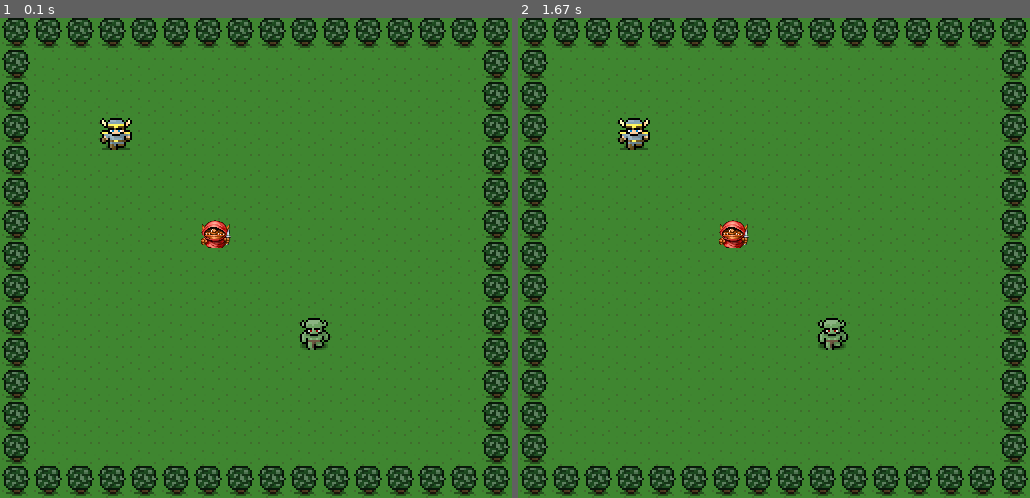
Above: before the commit, frames 1-2 (left to right).
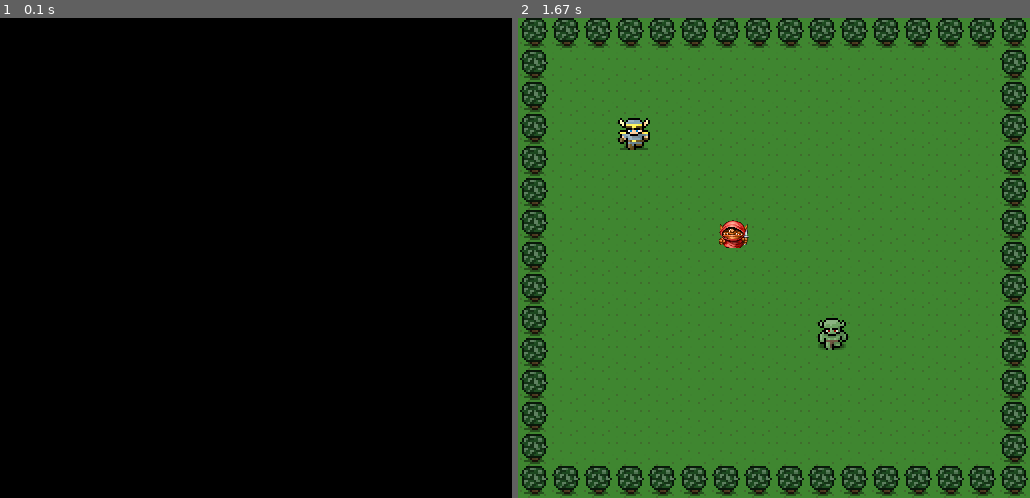
Above: after the commit, the same moments.

Repository: allysonc1/pygame1
Game: pygame game, started from game.py
Two runs of this game, one before a commit and one after it. Both use one fixed random seed, a clock stepped at 60 frames per second and the inputs below. The source is Python 2; it was converted automatically to run under Python 3.
Inputs (mouse positions are in pixels of both pictures, inside the frame that each line leads up to):
- Up to frame 1 (0.1 s): no input
- Up to frame 2 (1.67 s): click (825, 363) at 0.88 s

The runs differ from the first frame. In frame 1, 96% of the frame differs, in the area x 0-100%, y 0-100%; in frame 2, nothing differs.

Commit message:
current updates

Diff:
--- /dev/null
+++ b/current_game.py
@@ -0,0 +1,266 @@
+# 1. import pygame
+import pygame
+import random
+# from the math module built into python, get the fabs object
+from math import fabs
+global FPSCLOCK
+# 2. Init pygame
+pygame.init()
+FPSCLOCK = pygame.time.Clock()
+
+#3. create a screen with a particular size
+#the screen size must be a tuple
+screen_size = (512,480)
+# actually tell pygame to set the screen up and store it
+pygame_screen = pygame.display.set_mode(screen_size)
+## set a pointless caption
+pygame.display.set_caption("Goblin_Chase")
+# set up a wvar with our image
+background_image = pygame.image.load('./images/background.png')
+
+hero_image = pygame.image.load('./images/hero.png')
+
+goblin_image = pygame.image.load('./images/goblin.png')
+
+monster_image = pygame.image.load('./images/monster.png')
+
+mouseClicked = False
+
+
+
+
+# 8.. Set up the hero location
+hero = {
+	"x": 100,
+	"y": 100,
+	"speed": 20,
+	"wins": 0
+}
+
+#make a font so we can write on the screen
+font = pygame.font.Font(None, 25)
+wins_text = font.render("Wins: %d" % (hero['wins']), True, (0,0,0))
+
+#set up the goblin location
+goblin = {
+	"x": 200,
+	"y": 200,
+	"speed": 2,
+	"wins": 0
+}
+
+#set up the monster location
+monster = {
+	"x": 300,
+	"y": 300,
+	"speed": 15,
+	"wins": 0
+}
+
+moveCharacter = "none"
+
+keys = {
+	"up": 273,
+	"down": 274,
+	"right": 275,
+	"left": 276
+}
+
+keys_down = {
+	"up": False,
+	"down": False,
+	"left": False,
+	"right": False
+}
+
+
+
+# 4.create a game loop (While)
+# create a boolean for whether the game should be going or not
+game_on = True
+while game_on:
+	# we are inside the main game loop
+	# it will keep running as long as our bool is true
+
+	# 5. add a quit event (python needs an escape)
+	# pygame comes with an event loop (sort of like JS)
+	for event in pygame.event.get():
+		# we're after the quit event
+		if (event.type == pygame.QUIT):
+			# The user clicked the red x in the top left
+			game_on = False
+		elif event.type == pygame.KEYDOWN:
+			# print "User pressed a key!"
+			if event.key == keys['up']:
+				keys_down['up']= True
+				# user pressed up!!
+				# hero['y'] -= hero['speed']
+			elif event.key == keys['down']:
+				keys_down['down'] = True
+				# hero['y'] += hero['speed']
+			elif event.key == keys['left']:
+				keys_down['left'] = True
+				# hero['y'] += hero['speed']
+			elif event.key == keys['right']:
+				keys_down['right'] = True
+				# hero['x'] += hero['speed']
+				#
+		elif event.type == pygame.KEYUP:
+			# the user let go of a key. see if it's one that matters.
+			# if user let go of the up key, Flip the boolean.
+			if event.key == keys['up']:
+				keys_down['up'] = False
+			if event.key == keys['down']:
+				keys_down['down'] = False
+			if event.key == keys['left']:
+				keys_down['left'] = False
+			if event.key == keys['right']:
+				keys_down['right'] = False
+		# if the user has clicked the mouse button, check to see
+		# if it was on the hero or a monster
+		elif event.type == pygame.MOUSEBUTTONUP:
+			mousex, mousey = event.pos
+			mouseClicked = True
+			moveCharacter = 'none'
+
+
+	if mouseClicked == True:
+		# heroPlusX = hero[]
+		if mousex >= hero['x'] and mousex <= (hero['x'] + 32):
+			if mousey >= hero['y'] and mousey <= (hero['y'] + 32):
+				print "mouse clicked the hero"
+				moveCharacter = 'hero'
+				mouseClicked = False
+		# elif mousex >= goblin['x'] and mousex <= (goblin['x'] + 32):
+		# 	if mousey >= goblin['y'] and mousey <= (goblin['y'] + 32):
+		# 		print "mouse clicked the goblin"
+		# 		moveCharacter = 'goblin'
+		# 		mouseClicked = False
+		elif mousex >= monster['x'] and mousex <= (monster['x'] + 32):
+			if mousey >= monster['y'] and mousey <= (monster['y'] + 32):
+				print "mouse clicked the monster"
+				moveCharacter = 'monster'
+				mouseClicked = False
+
+
+	if moveCharacter == 'hero':
+	# the key may be up or down to move the hero
+	# the images are 32 x 32
+		if keys_down['up']:
+			hero['y'] -= hero['speed']
+		elif keys_down['down']:
+			hero['y'] += hero['speed']
+		# the key may be right or left
+		if keys_down['left']:
+			hero['x'] -= hero['speed']
+		elif keys_down['right']:
+			hero['x'] += hero['speed']
+
+	# COLLISION DETECTION!!   (absolute value - don't care which axis- just find distances < 32, they're
+	#. touching). fabs = floating pt absolute
+	distance_between = fabs(hero['x'] - goblin['x']) + fabs(hero['y'] - goblin['y'])
+	if distance_between < 32:
+		print 'collision between hero and goblin!'
+
+	distance_between = fabs(hero['x'] - monster['x']) + fabs(hero['y'] - monster['y'])
+	if distance_between < 32:
+		print 'collision between hero and monster!'
+		# ...some more of your code goes here...
+		# pygame.mixer.music.stop()
+		# # Loading and playing a sound effect:
+		# dyingObj = pygame.mixer.Sound('./sounds/music.wav')
+		# dyingObj.play()
+
+		distance_between = fabs(monster['x'] - goblin['x']) + fabs(monster['y'] - goblin['y'])
+	if distance_between < 32:
+		print 'collision between monster and goblin!'
+
+
+
+	#make a font so we can write on the screen
+	font = pygame.font.Font(None, 25)
+	wins_text = font.render("Wins: %d" % (hero['wins']), True, (0,0,0))
+
+
+	# Goblin always moves randomly
+
+	goblinRandomMove = random.randint(1,4)
+
+
+	if (goblinRandomMove == 1):
+		goblin['y'] -= goblin['speed']
+		if (int(goblin['y']) > 480):
+			goblin['y'] = 480
+		elif (int(goblin['y'])) < 0:
+			goblin['y'] = 0
+
+
+	elif (goblinRandomMove == 2):
+		goblin['y'] += goblin['speed']
+		if (int(goblin['y']) > 480):
+			goblin['y'] = 480
+		elif (int(goblin['y']) < 0):
+			goblin['y'] = 0
+
+	elif (goblinRandomMove == 3):
+		goblin['x'] -= goblin['speed']
+		if (int(goblin['x']) > 512):
+			goblin['x'] = 512
+		elif (int(goblin['y']) < 0):
+			goblin['x'] = 0
+
+	elif (goblinRandomMove == 4):
+		goblin['x'] += goblin['speed']
+		if (int(goblin['x']) > 512):
+			goblin['x'] = 512
+		elif (int(goblin['y']) < 0):
+			goblin['x'] = 0
+
+
+
+
+		# elif keys_down['right']:
+	# the key may be up or down to move the goblin
+		# if keys_down['up']:
+		# 	goblin['y'] -= goblin['speed']
+		# elif keys_down['down']:
+		# 	goblin['y'] += goblin['speed']
+		# # the key may be right or lefti
+		# if keys_down['left']:
+		# 	goblin['x'] -= goblin['speed']
+		# elif keys_down['right']:
+		# 	goblin['x'] += goblin['speed']
+
+	if moveCharacter == 'monster':
+	# the key may be up or down to move the monster
+		if keys_down['up']:
+			monster['y'] -= monster['speed']
+		elif keys_down['down']:
+			monster['y'] += monster['speed']
+		# the key may be right or lefti
+		if keys_down['left']:
+			monster['x'] -= monster['speed']
+		elif keys_down['right']:
+			monster['x'] += monster['speed']
+
+	# 6. fill in the screen with a color (or image)
+		# blit takes 2 arguments
+		# 1. what do you want to draw
+		# 2. where do you want to draw it [0,0]
+	pygame_screen.blit(background_image, [0,0])
+	# this must have a list
+	pygame_screen.blit(hero_image, [hero['x'], hero['y']])
+
+	pygame_screen.blit(goblin_image, [goblin['x'], goblin['y']])
+
+	pygame_screen.blit(monster_image, [monster['x'], monster['y']])
+
+
+	# Loading and playing background music:
+	# pygame.mixer.music.load('./sounds/music.wav')
+	# pygame.mixer.music.play(-1, 0.0)
+
+
+
+	# 7.  repeat 6 over and over over...
+	pygame.display.flip()
--- a/game.py
+++ b/game.py
@@ -211,6 +211,12 @@
 
 	pygame_screen.blit(monster_image, [monster['x'], monster['y']])
 
+	musicObj = pygame.mixer.Sound('music.wav')
+	musicObj.play()
+	import time
+	time.sleep(1) # wait and let the sound play for 1 second
+	musicObj.stop()
+
 
 	# 7.  repeat 6 over and over over...
 	pygame.display.flip()
--- /dev/null
+++ b/old_game.py
@@ -0,0 +1,222 @@
+# 1. import pygame
+import pygame
+# from the math module built into python, get the fabs object
+from math import fabs
+
+# 2. Init pygame
+pygame.init()
+
+#3. create a screen with a particular size
+#the screen size must be a tuple
+screen_size = (512,480)
+# actually tell pygame to set the screen up and store it
+pygame_screen = pygame.display.set_mode(screen_size)
+## set a pointless caption
+pygame.display.set_caption("Goblin_Chase")
+# set up a wvar with our image
+background_image = pygame.image.load('./images/background.png')
+
+hero_image = pygame.image.load('./images/hero.png')
+
+goblin_image = pygame.image.load('./images/goblin.png')
+
+monster_image = pygame.image.load('./images/monster.png')
+
+mouseClicked = False
+
+
+
+
+# 8.. Set up the hero location
+hero = {
+	"x": 100,
+	"y": 100,
+	"speed": 20,
+	"wins": 0
+}
+
+#make a font so we can write on the screen
+font = pygame.font.Font(None, 25)
+wins_text = font.render("Wins: %d" % (hero['wins']), True, (0,0,0))
+
+#set up the goblin location
+goblin = {
+	"x": 200,
+	"y": 200,
+	"speed": 15,
+	"wins": 0
+}
+
+#set up the monster location
+monster = {
+	"x": 300,
+	"y": 300,
+	"speed": 15,
+	"wins": 0
+}
+
+moveCharacter = "none"
+
+keys = {
+	"up": 273,
+	"down": 274,
+	"right": 275,
+	"left": 276
+}
+
+keys_down = {
+	"up": False,
+	"down": False,
+	"left": False,
+	"right": False
+}
+
+
+
+# 4.create a game loop (While)
+# create a boolean for whether the game should be going or not
+game_on = True
+while game_on:
+	# we are inside the main game loop
+	# it will keep running as long as our bool is true
+
+	# 5. add a quit event (python needs an escape)
+	# pygame comes with an event loop (sort of like JS)
+	for event in pygame.event.get():
+		# we're after the quit event
+		if (event.type == pygame.QUIT):
+			# The user clicked the red x in the top left
+			game_on = False
+		elif event.type == pygame.KEYDOWN:
+			# print "User pressed a key!"
+			if event.key == keys['up']:
+				keys_down['up']= True
+				# user pressed up!!
+				# hero['y'] -= hero['speed']
+			elif event.key == keys['down']:
+				keys_down['down'] = True
+				# hero['y'] += hero['speed']
+			elif event.key == keys['left']:
+				keys_down['left'] = True
+				# hero['y'] += hero['speed']
+			elif event.key == keys['right']:
+				keys_down['right'] = True
+				# hero['x'] += hero['speed']
+				#
+		elif event.type == pygame.KEYUP:
+			# the user let go of a key. see if it's one that matters.
+			# if user let go of the up key, Flip the boolean.
+			if event.key == keys['up']:
+				keys_down['up'] = False
+			if event.key == keys['down']:
+				keys_down['down'] = False
+			if event.key == keys['left']:
+				keys_down['left'] = False
+			if event.key == keys['right']:
+				keys_down['right'] = False
+		# if the user has clicked the mouse button, check to see
+		# if it was on the hero or a monster
+		elif event.type == pygame.MOUSEBUTTONUP:
+			mousex, mousey = event.pos
+			mouseClicked = True
+
+
+	if mouseClicked == True:
+		# heroPlusX = hero[]
+		if mousex >= hero['x'] and mousex <= (hero['x'] + 32):
+			if mousey >= hero['y'] and mousey <= (hero['y'] + 32):
+				print "mouse clicked the hero"
+				moveCharacter = 'hero'
+				mouseClicked = False
+		elif mousex >= goblin['x'] and mousex <= (goblin['x'] + 32):
+			if mousey >= goblin['y'] and mousey <= (goblin['y'] + 32):
+				print "mouse clicked the goblin"
+				moveCharacter = 'goblin'
+				mouseClicked = False
+		elif mousex >= monster['x'] and mousex <= (monster['x'] + 32):
+			if mousey >= monster['y'] and mousey <= (monster['y'] + 32):
+				print "mouse clicked the monster"
+				moveCharacter = 'monster'
+				mouseClicked = False
+
+
+	if moveCharacter == 'hero':
+	# the key may be up or down to move the hero
+	# the images are 32 x 32
+		if keys_down['up']:
+			hero['y'] -= hero['speed']
+		elif keys_down['down']:
+			hero['y'] += hero['speed']
+		# the key may be right or left
+		if keys_down['left']:
+			hero['x'] -= hero['speed']
+		elif keys_down['right']:
+			hero['x'] += hero['speed']
+
+	# COLLISION DETECTION!!   (absolute value - don't care which axis- just find distances < 32, they're
+	#. touching). fabs = floating pt absolute
+	distance_between = fabs(hero['x'] - goblin['x']) + fabs(hero['y'] - goblin['y'])
+	if distance_between < 32:
+		print 'collision between hero and goblin!'
+
+	distance_between = fabs(hero['x'] - monster['x']) + fabs(hero['y'] - monster['y'])
+	if distance_between < 32:
+		print 'collision between hero and monster!'
+
+		distance_between = fabs(monster['x'] - goblin['x']) + fabs(monster['y'] - goblin['y'])
+	if distance_between < 32:
+		print 'collision between monster and goblin!'
+
+
+
+	#make a font so we can write on the screen
+	font = pygame.font.Font(None, 25)
+	wins_text = font.render("Wins: %d" % (hero['wins']), True, (0,0,0))
+
+	if moveCharacter == 'goblin':
+	# the key may be up or down to move the goblin
+		if keys_down['up']:
+			goblin['y'] -= goblin['speed']
+		elif keys_down['down']:
+			goblin['y'] += goblin['speed']
+		# the key may be right or lefti
+		if keys_down['left']:
+			goblin['x'] -= goblin['speed']
+		elif keys_down['right']:
+			goblin['x'] += goblin['speed']
+
+	if moveCharacter == 'monster':
+	# the key may be up or down to move the monster
+		if keys_down['up']:
+			monster['y'] -= monster['speed']
+		elif keys_down['down']:
+			monster['y'] += monster['speed']
+		# the key may be right or lefti
+		if keys_down['left']:
+			monster['x'] -= monster['speed']
+		elif keys_down['right']:
+			monster['x'] += monster['speed']
+
+
+	moveCharacter = False
+	# 6. fill in the screen with a color (or image)
+	# blit takes 2 arguments
+	# 1. what do youwant to draw
+	# 2. where do you want to draw it [0,0]
+	pygame_screen.blit(background_image, [0,0])
+	# this must have a list
+	pygame_screen.blit(hero_image, [hero['x'], hero['y']])
+
+	pygame_screen.blit(goblin_image, [goblin['x'], goblin['y']])
+
+	pygame_screen.blit(monster_image, [monster['x'], monster['y']])
+
+	musicObj = pygame.mixer.Sound('music.wav')
+	musicObj.play()
+	import time
+	time.sleep(1) # wait and let the sound play for 1 second
+	musicObj.stop()
+
+
+	# 7.  repeat 6 over and over over...
+	pygame.display.flip()
Not shown, added: sounds/lose.wav
Not shown, added: sounds/music.wav
Not shown, added: sounds/win.wav
